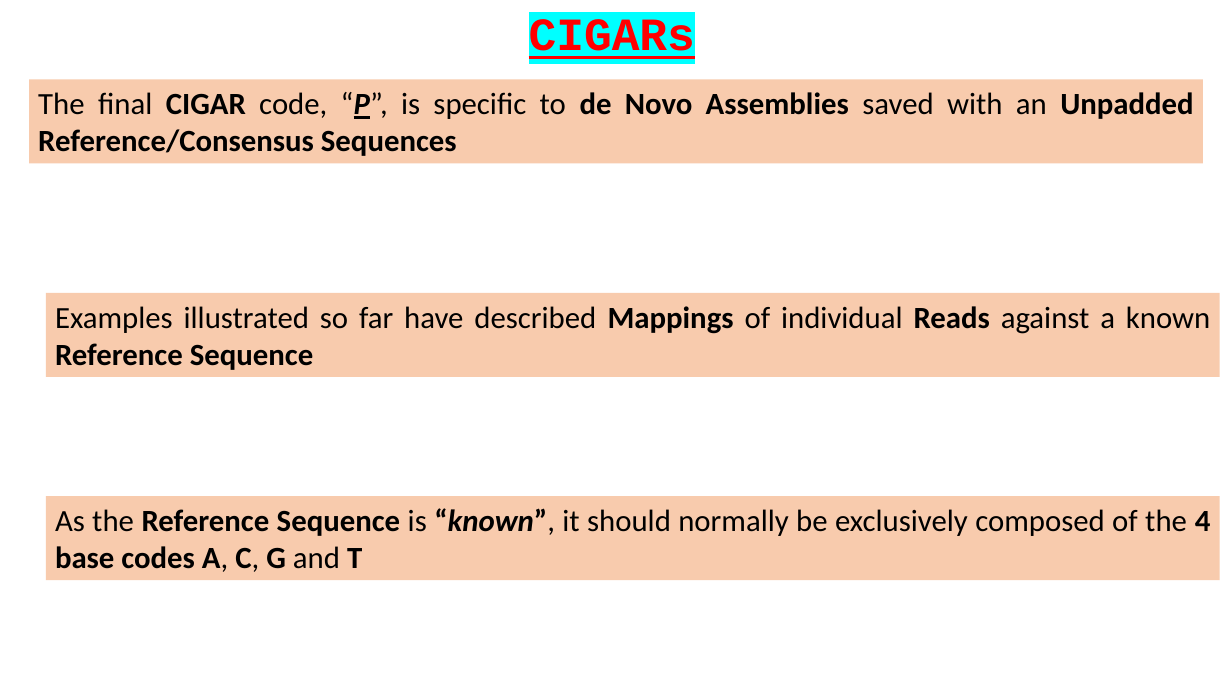
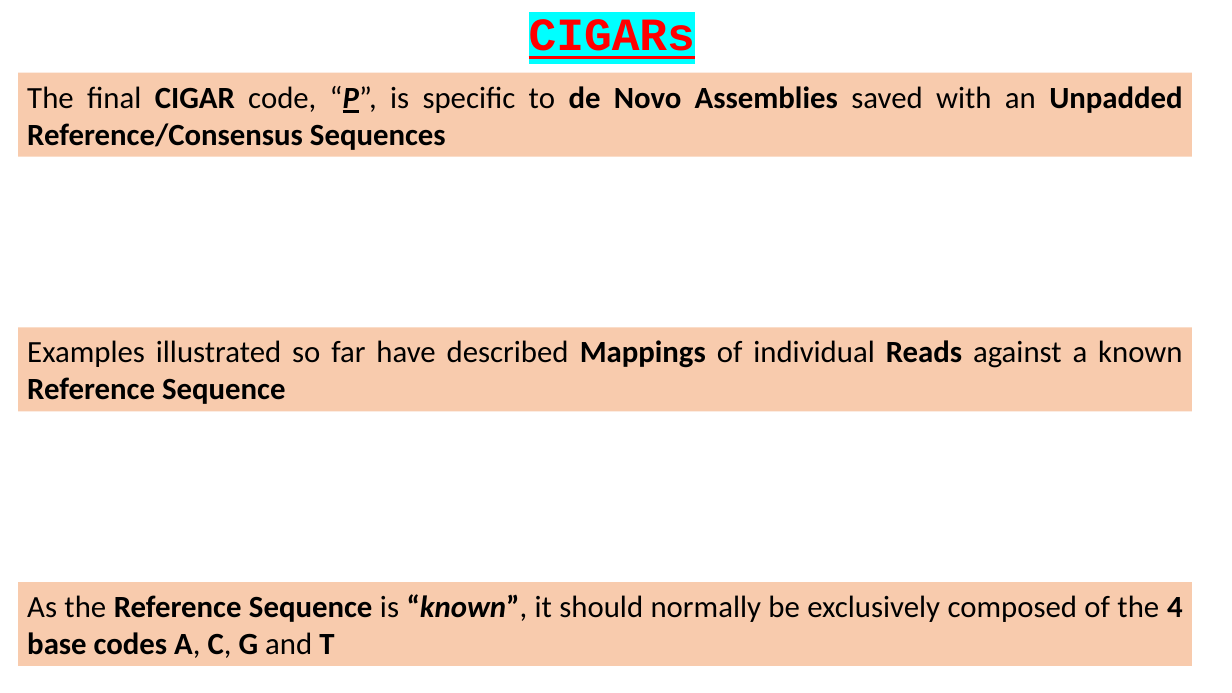
Before and after one commit to BioinformaticsTraining/Introduction-to-Bioinformatics, a slide deck: slide 10 of Flip Presentations/NGS_Intro/02-CIGARS/02-CIGARS.pptx. Drawn at 1232x693 pixels with LibreOffice and Linux fonts; fonts in the diff are those of the drawing. Boxes give left, top, right and bottom in pixels: in the first picture for what was removed or moved away, otherwise in the second. Text is boxed around its words. In the diff, an @@ line names an element or a change of style, - is before the commit and + after.

```diff
--- a/Flip Presentations/NGS_Intro/02-CIGARS/02-CIGARS.pptx
+++ b/Flip Presentations/NGS_Intro/02-CIGARS/02-CIGARS.pptx
@@ rectangle "The final CIGAR code, “P”, ...": place and size @@
-rectangle "The final CIGAR code, “P”, ..." at [30,79,1203,164]
+rectangle "The final CIGAR code, “P”, ..." at [18,73,1192,157]
@@ rectangle "Examples illustrated so far have ...": place and size @@
-rectangle "Examples illustrated so far have ..." at [46,293,1220,377]
+rectangle "Examples illustrated so far have ..." at [18,327,1192,411]
@@ rectangle "As the Reference Sequence is ...": place and size @@
-rectangle "As the Reference Sequence is ..." at [46,496,1220,580]
+rectangle "As the Reference Sequence is ..." at [18,582,1192,666]
```
Also in this commit, not shown: 3 other slides changed, 3 slides added.
